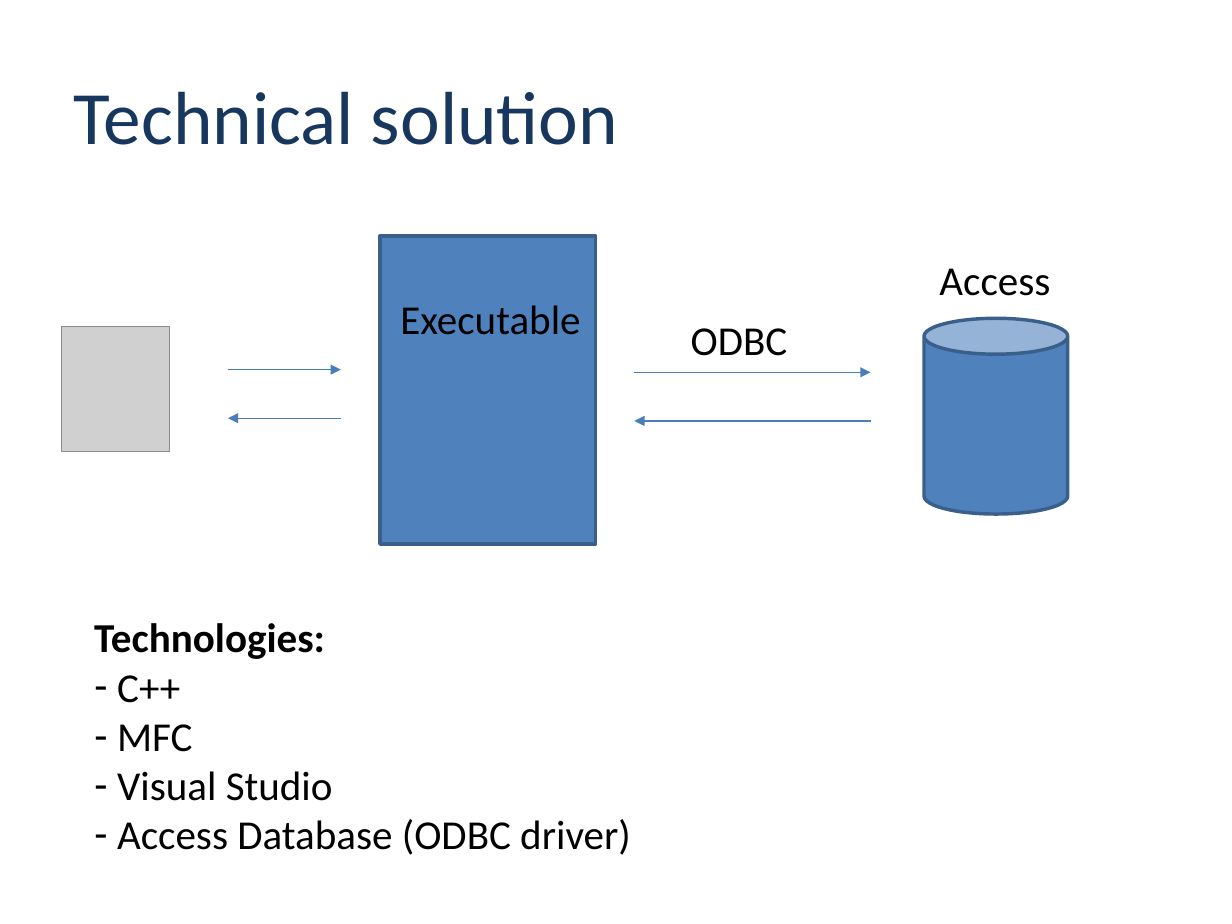
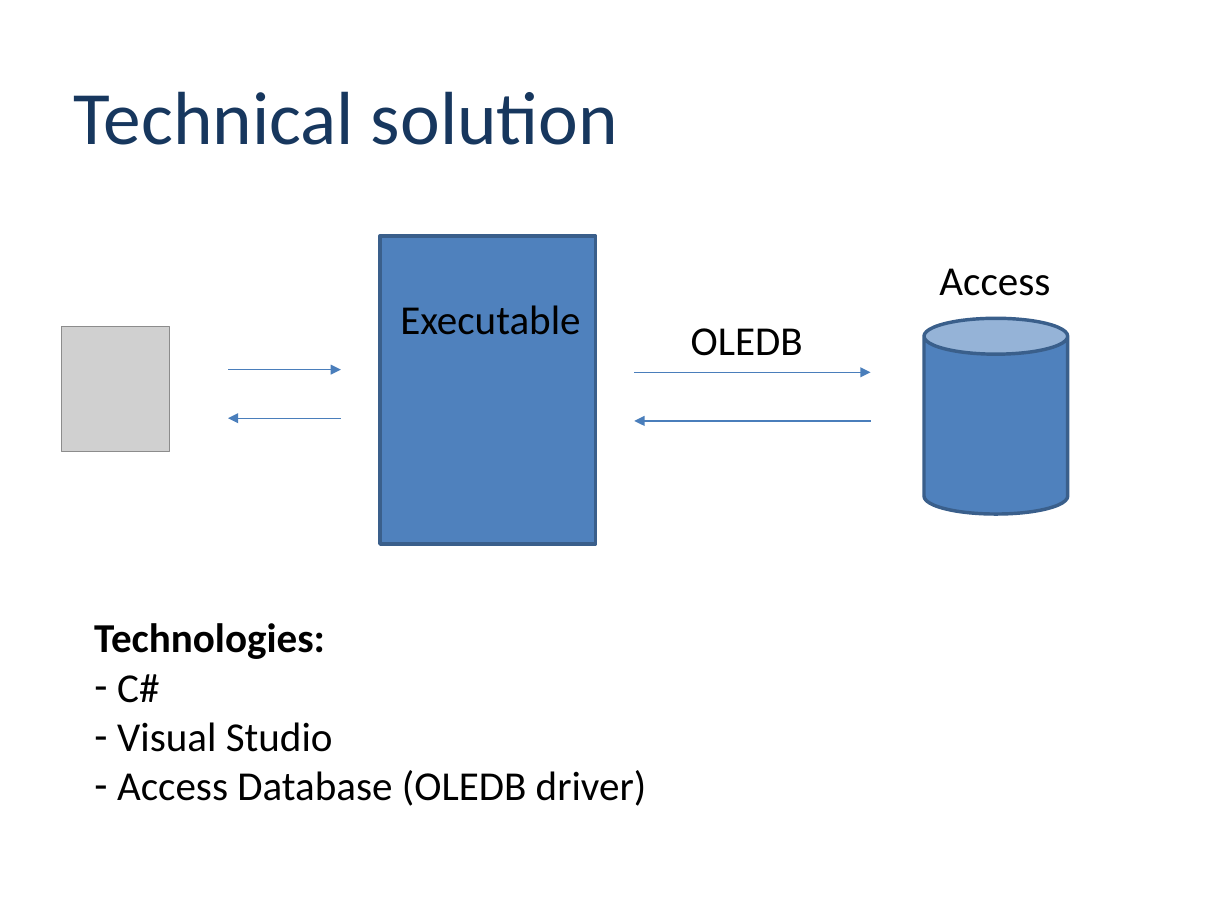
Before and after one commit to dustinfast/TeamPlayTracker, a slide deck: slide 7 of AWGA Inception Deck.pptx. Drawn at 1232x924 pixels with LibreOffice and Linux fonts; fonts in the diff are those of the drawing; grey boxes stand for pictures; background and template pictures are left out. Boxes give left, top, right and bottom in pixels: in the first picture for what was removed or moved away, otherwise in the second. Text is boxed around its words. In the diff, an @@ line names an element or a change of style, - is before the commit and + after.

```diff
--- a/AWGA Inception Deck.pptx
+++ b/AWGA Inception Deck.pptx
@@ text at box(691, 328, 803, 356): text changed @@
-ODBC
+OLEDB
@@ text at box(117, 674, 159, 703): text changed @@
-– C++
-– MFC
+– C#
@@ text at box(117, 770, 647, 806): text changed @@
-– Access Database (ODBC driver)
+– Access Database (OLEDB driver)
```
Also in this commit, not shown: 2 other slides changed.
